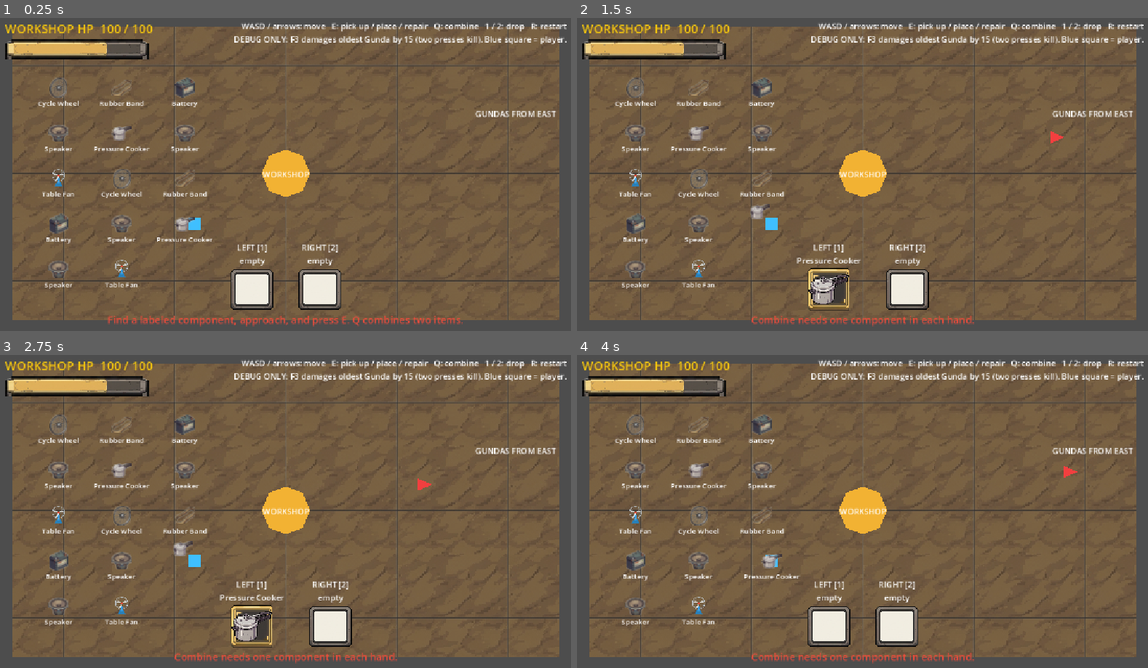
Above: before the commit, frames 1-4 (two rows, left to right).
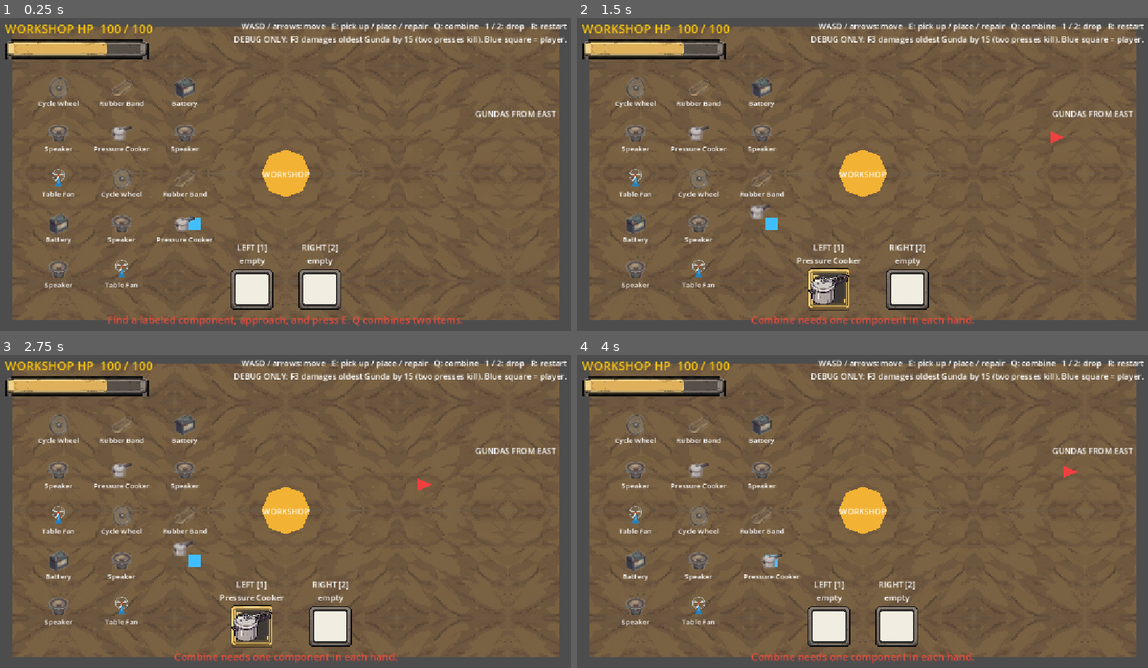
Above: after the commit, the same moments.

Repository: 12somyasahu/defence-jugaad
Game: Godot game, scene res://main.tscn
The game is run twice, just before and just after one commit, with the same random seed, the same clock (stepped at 60 frames per second) and the same inputs.
Inputs (mouse positions are in pixels of both pictures, inside the frame that each line leads up to):
- Up to frame 1 (0.25 s): no input
- Up to frame 2 (1.5 s): tap E (interact) at 0.5 s; move the mouse to (988, 155) at 0.52 s; hold 2 (drop_right) 0.53-1.25 s; hold Q (combine) 0.53-1.25 s; click (988, 155) at 0.67 s; tap Enter (ui_accept) at 0.77, 1.07 s; drag from (748, 190) to (833, 240) at 1.27 s
- Up to frame 3 (2.75 s): tap Enter (ui_accept) at 2 s; move the mouse to (342, 439) at 2.02 s; hold 2 (drop_right) from 2.03 s (still down); hold Q (combine) from 2.03 s (still down)
- Up to frame 4 (4 s): release 2 (drop_right) at 2.75 s; release Q (combine) at 2.75 s; tap R (restart) at 2.75 s; drag from (833, 577) to (685, 461) at 2.77 s; tap E (interact) at 3.5 s; move the mouse to (1039, 558) at 3.52 s; hold 1 (drop_left) from 3.53 s (still down); hold Q (combine) from 3.53 s (still down); tap Enter (ui_accept) at 3.77 s

The runs differ from the first frame. In frame 1, 2.0% of the frame differs, in the area x 2-98%, y 2-97%; in frame 2, 2.0%; in frame 3, 2.0%; in frame 4, 2.0%.

Commit message:
fix: remove terrain tile seam grid
Co-Authored-By: Claude Opus 5.5 (1M context) <noreply@anthropic.com>

Diff:
--- /dev/null
+++ b/arena/ground_tile.gdshader
@@ -0,0 +1,20 @@
+shader_type canvas_item;
+
+// base_ground_tile_01.png has a baked 2px border (dark line + highlight) and its interior
+// is not seamless, so plain repeating drew a visible grid. Skip the border and mirror
+// alternate tiles so neighbouring edges always match. Presentation only.
+uniform float inset_px = 2.0;
+
+varying vec4 vertex_color;
+
+void vertex() {
+	vertex_color = COLOR;
+}
+
+void fragment() {
+	vec2 size = vec2(textureSize(TEXTURE, 0));
+	vec2 inset = vec2(inset_px) / size;
+	vec2 mirrored = vec2(1.0) - abs(vec2(1.0) - mod(UV, vec2(2.0)));
+	vec2 uv = inset + mirrored * (vec2(1.0) - 2.0 * inset);
+	COLOR = texture(TEXTURE, uv) * vertex_color;
+}
--- a/arena/prototype_arena.tscn
+++ b/arena/prototype_arena.tscn
@@ -1,6 +1,10 @@
-[gd_scene load_steps=4 format=3]
+[gd_scene load_steps=6 format=3]
 
 [ext_resource type="Texture2D" path="res://assets/terrain/base_ground_tile_01.png" id="1_ground"]
+[ext_resource type="Shader" path="res://arena/ground_tile.gdshader" id="2_ground_shader"]
+
+[sub_resource type="ShaderMaterial" id="GroundMaterial"]
+shader = ExtResource("2_ground_shader")
 
 [sub_resource type="RectangleShape2D" id="Horizontal"]
 size = Vector2(1100, 20)
@@ -9,6 +13,7 @@
 
 [node name="PrototypeArena" type="Node2D"]
 [node name="Ground" type="Polygon2D" parent="."]
+material = SubResource("GroundMaterial")
 texture_filter = 1
 texture_repeat = 2
 polygon = PackedVector2Array(-540, -290, 540, -290, 540, 290, -540, 290)
Not shown, added: arena/ground_tile.gdshader.uid
